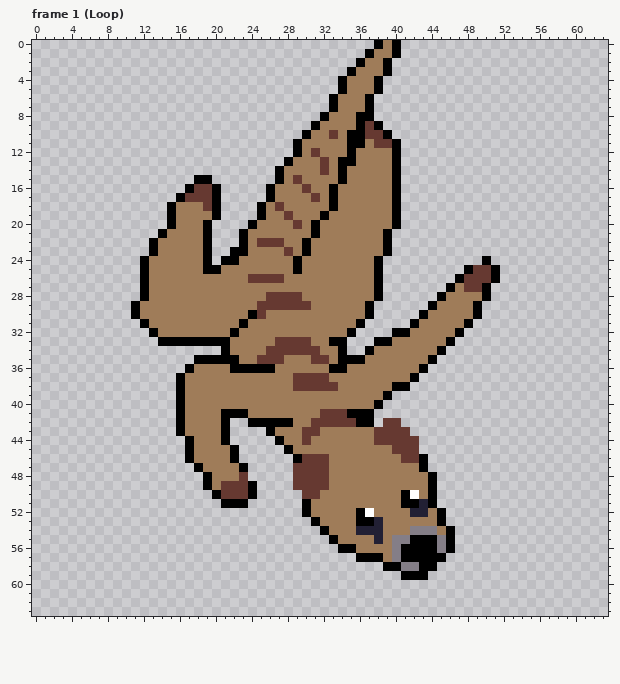
One commit to this pixel-art file: src/images/digging.aseprite. Above: the version before the commit.
64x64 pixels, 4 frames. Shown: frame 1 (Loop). The commit also changed other frames, which this record leaves out.
After:
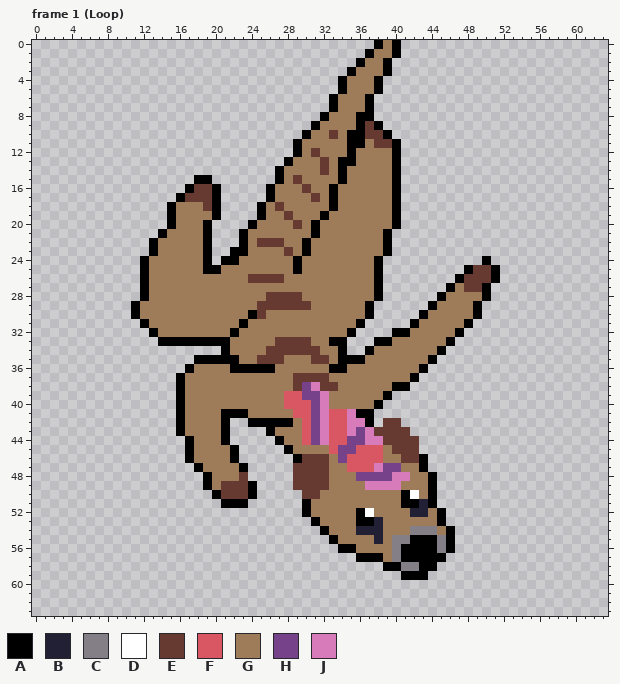
Palette (. is transparent): A #000000  B #222034  C #847e87  D #ffffff  E #663931  F #d95763  G #9f7c59  H #76428a  J #d77bba
Commit message: Make meerkat's hair mohawk
Difference:
layer "Hair" added
Frame 1 (Loop), layer "Hair":
y 38: x 30..31 EE -> HJ
y 39: x 28..32 GGGGG -> FFHHJ
y 40: x 28..32 GGGGG -> FFFHJ
y 41: x 29..35 GGGEEEA -> FFHJFFJ
y 42: x 30..36 GEEEEEA -> FHJFFJJ
y 43: x 30..37 EEGGGGGG -> FHJFFJHJ
y 44: x 30..38 EGGGGGGGE -> FHJFFHHJJ
y 45: x 33..38 GGGGGG -> FHHFFF
y 46: x 34..38 GGGGG -> HFFFF
y 47: x 35..40 GGGGGG -> FFFJHH
y 48: x 36..41 GGGGGG -> HHHHJJ
y 49: x 37..40 GGGG -> JJJJ
Changed places in both pictures, as pixel boxes (x1, y1, x2, y2):
changed: (284, 382, 410, 490)
